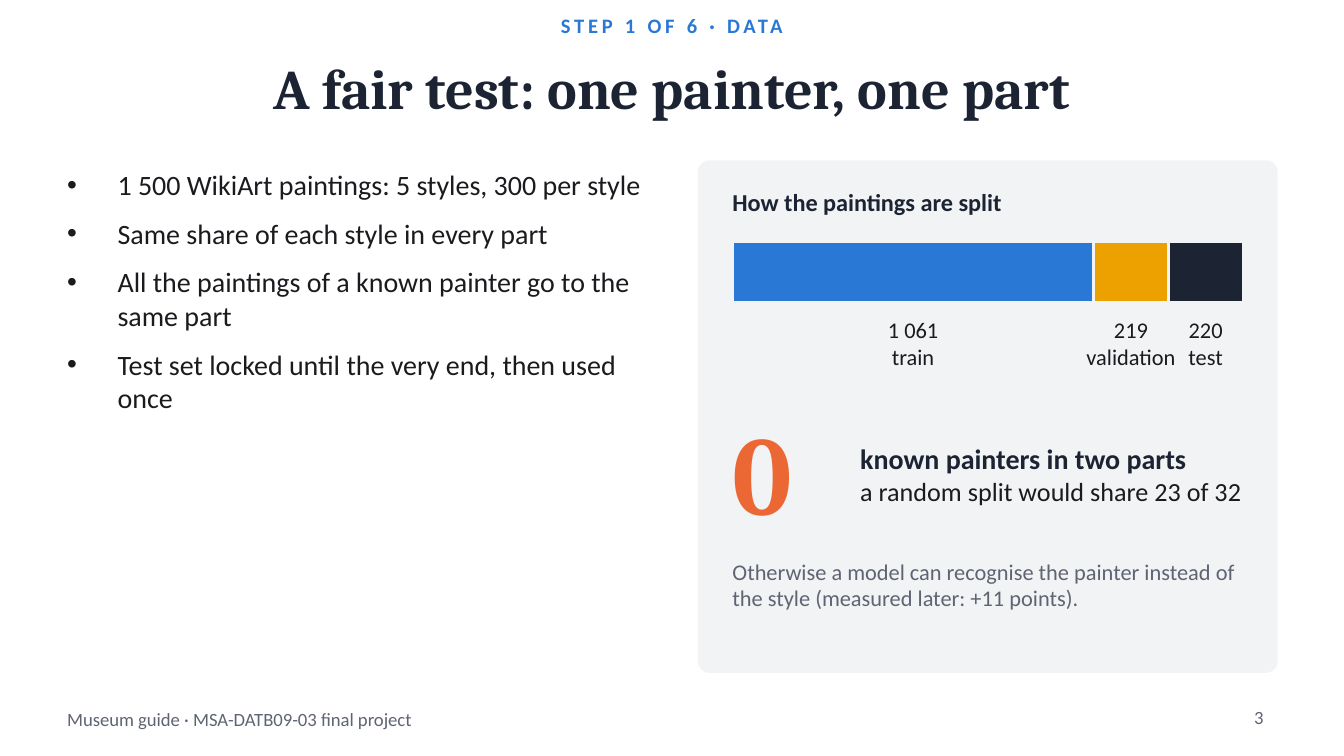
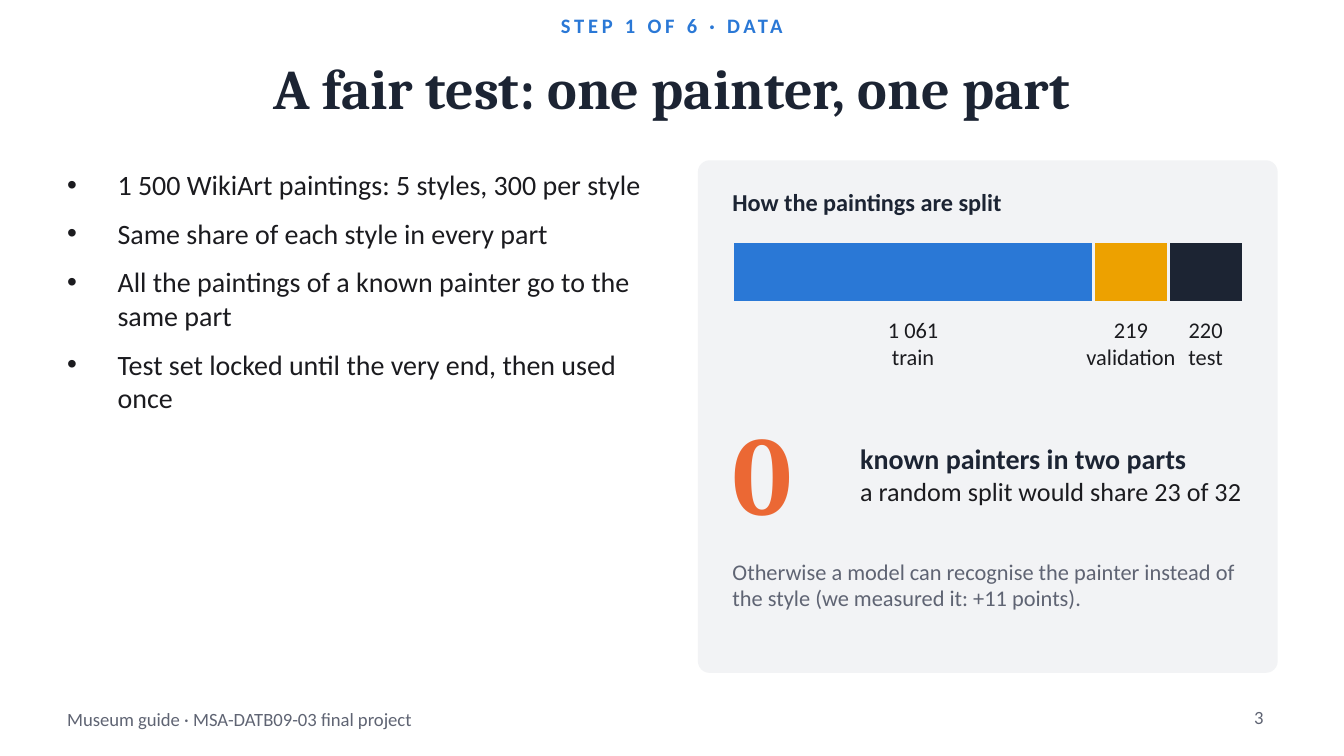
Before and after one commit to BenjaminAHS/neural-network-project, a slide deck: slide 3 of docs/museum_guide_presentation.pptx. Drawn at 1344x756 pixels with LibreOffice and Linux fonts; fonts in the diff are those of the drawing. Boxes give left, top, right and bottom in pixels: in the first picture for what was removed or moved away, otherwise in the second. Text is boxed around its words. In the diff, an @@ line names an element or a change of style, - is before the commit and + after.

```diff
--- a/docs/museum_guide_presentation.pptx
+++ b/docs/museum_guide_presentation.pptx
@@ text at (732, 564, 1235, 610): text changed @@
-Otherwise a model can recognise the painter instead of the style (measured later: +11 points).
+Otherwise a model can recognise the painter instead of the style (we measured it: +11 points).
```
Also in this commit, not shown: 3 other slides changed, 5 other files.
